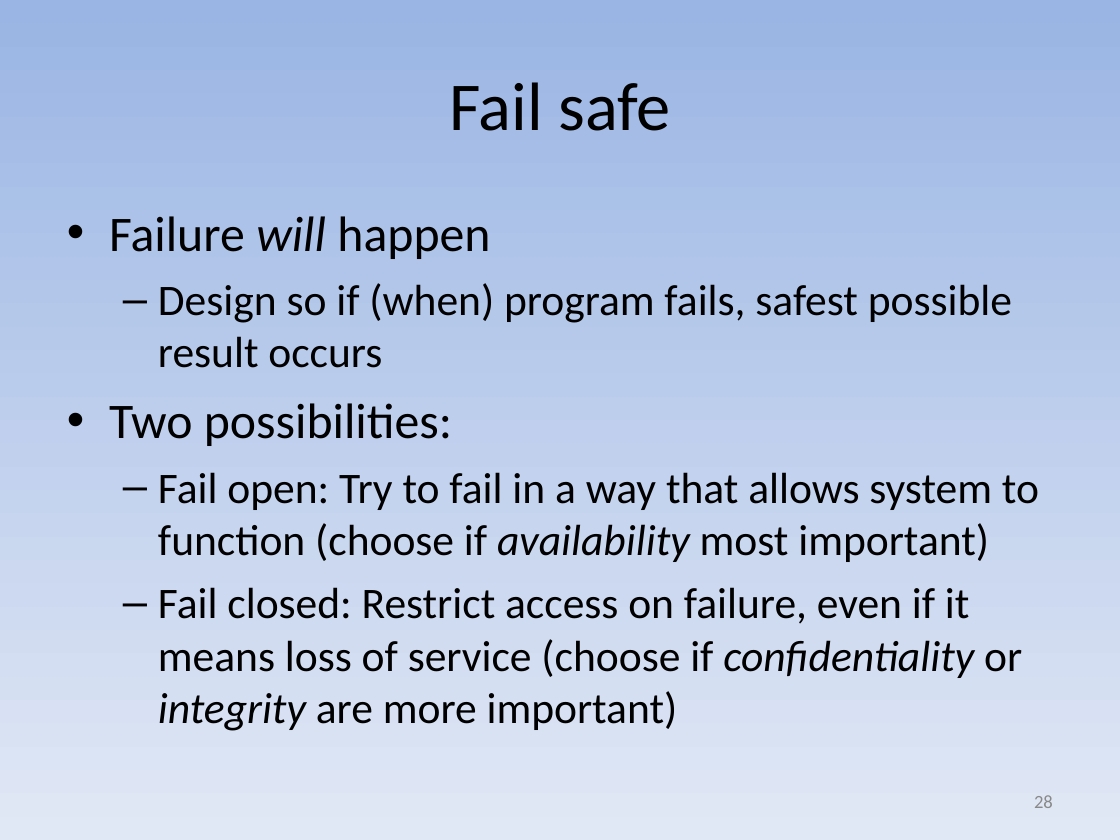
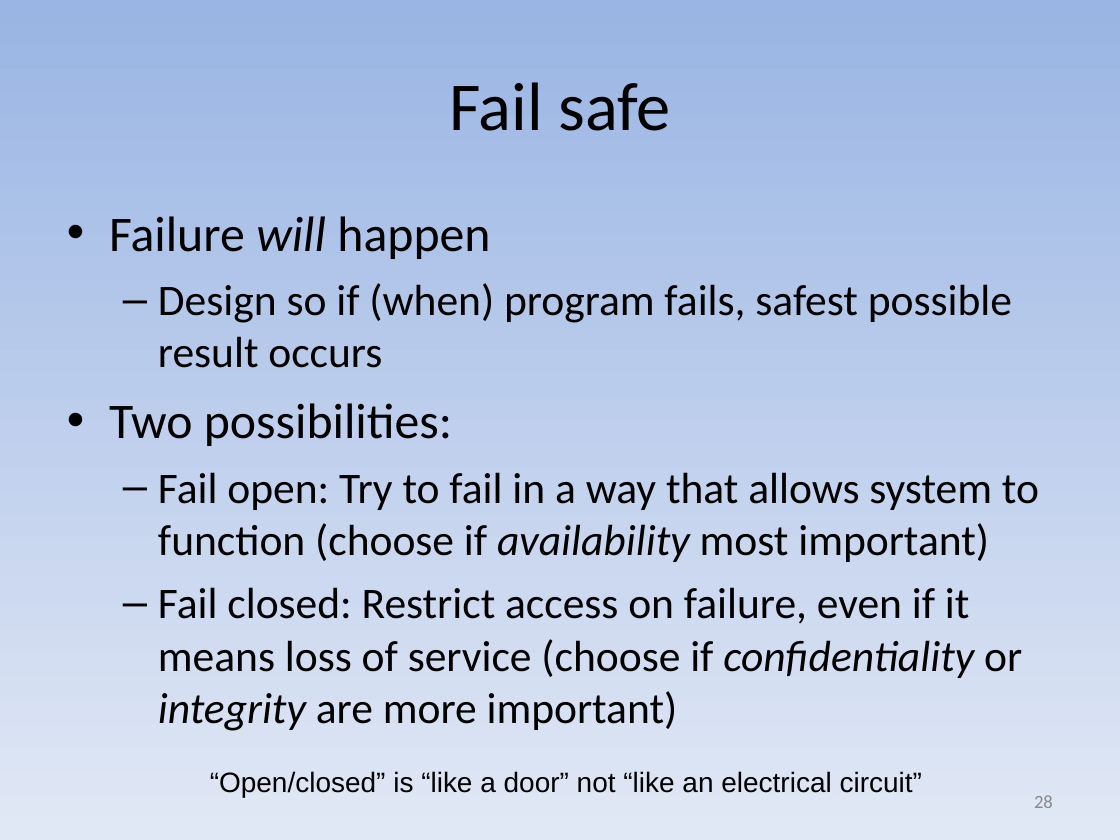
Before and after one commit to david-a-wheeler/david-a-wheeler.github.io, a slide deck: slide 28 of secure-class/presentations/Secure-Software-4-Design.ppt. Drawn at 1120x840 pixels with LibreOffice and Linux fonts; fonts in the diff are those of the drawing. Boxes give left, top, right and bottom in pixels: in the first picture for what was removed or moved away, otherwise in the second. Text is boxed around its words. In the diff, an @@ line names an element or a change of style, - is before the commit and + after.

```diff
--- a/secure-class/presentations/Secure-Software-4-Design.ppt
+++ b/secure-class/presentations/Secure-Software-4-Design.ppt
@@ text added at [210, 771, 922, 797], 18 pt, text #000000 @@
+“Open/closed” is “like a door” not “like an electrical circuit”
```
Also in this commit, not shown: 5 other slides changed, 2 other files.
